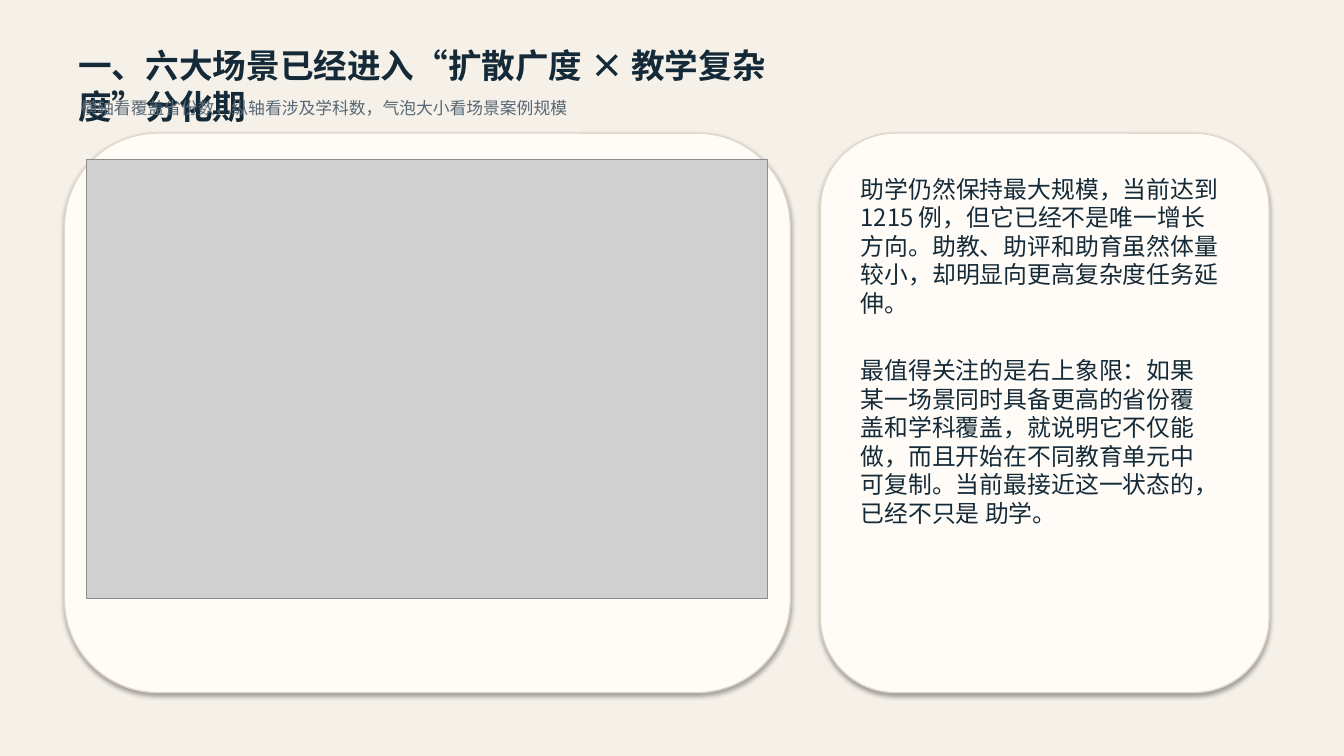
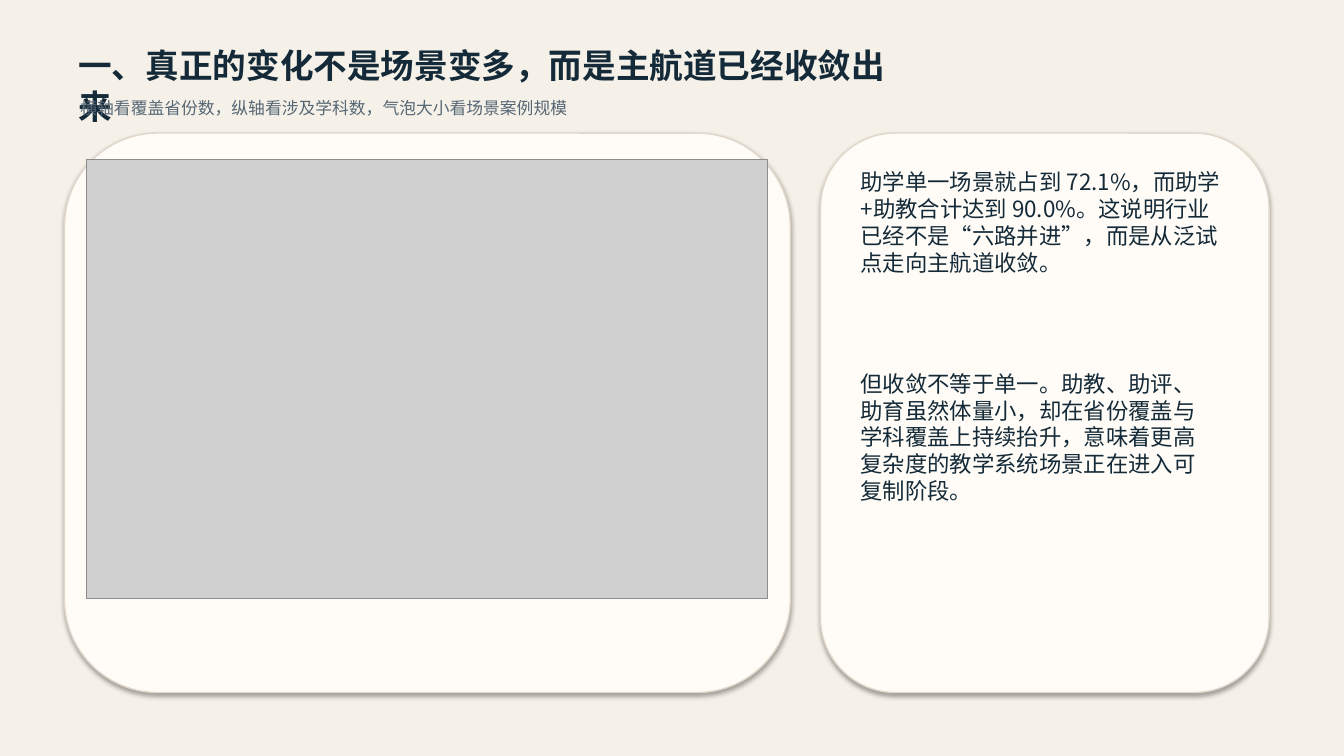
Before and after one commit to nijisakai/ai-edu-research, a slide deck: slide 2 of Section_2.2_应用现状综述_汇报版.pptx. Drawn at 1344x756 pixels with LibreOffice and Linux fonts; fonts in the diff are those of the drawing; grey boxes stand for pictures. Boxes give left, top, right and bottom in pixels: in the first picture for what was removed or moved away, otherwise in the second. Text is boxed around its words. In the diff, an @@ line names an element or a change of style, - is before the commit and + after.

```diff
--- a/Section_2.2_应用现状综述_汇报版.pptx
+++ b/Section_2.2_应用现状综述_汇报版.pptx
@@ text at [78, 49, 884, 83]: text changed @@
-一、六大场景已经进入“扩散广度 × 教学复杂度”分化期
+一、真正的变化不是场景变多，而是主航道已经收敛出来
@@ text at [861, 171, 1220, 273]: text changed; size 17 to 16 pt @@
-助学仍然保持最大规模，当前达到 1215 例，但它已经不是唯一增长方向。助教、助评和助育虽然体量较小，却明显向更高复杂度任务延伸。
+助学单一场景就占到 72.1%，而助学+助教合计达到 90.0%。这说明行业已经不是“六路并进”，而是从泛试点走向主航道收敛。
@@ text at [861, 373, 1196, 501]: text changed; size 17 to 16 pt @@
-最值得关注的是右上象限：如果某一场景同时具备更高的省份覆盖和学科覆盖，就说明它不仅能做，而且开始在不同教育单元中可复制。当前最接近这一状态的，已经不只是 助学。
+但收敛不等于单一。助教、助评、助育虽然体量小，却在省份覆盖与学科覆盖上持续抬升，意味着更高复杂度的教学系统场景正在进入可复制阶段。
```
Also in this commit, not shown: 4 other slides changed, 1 slide added, 1 slide removed, 3 other files.
